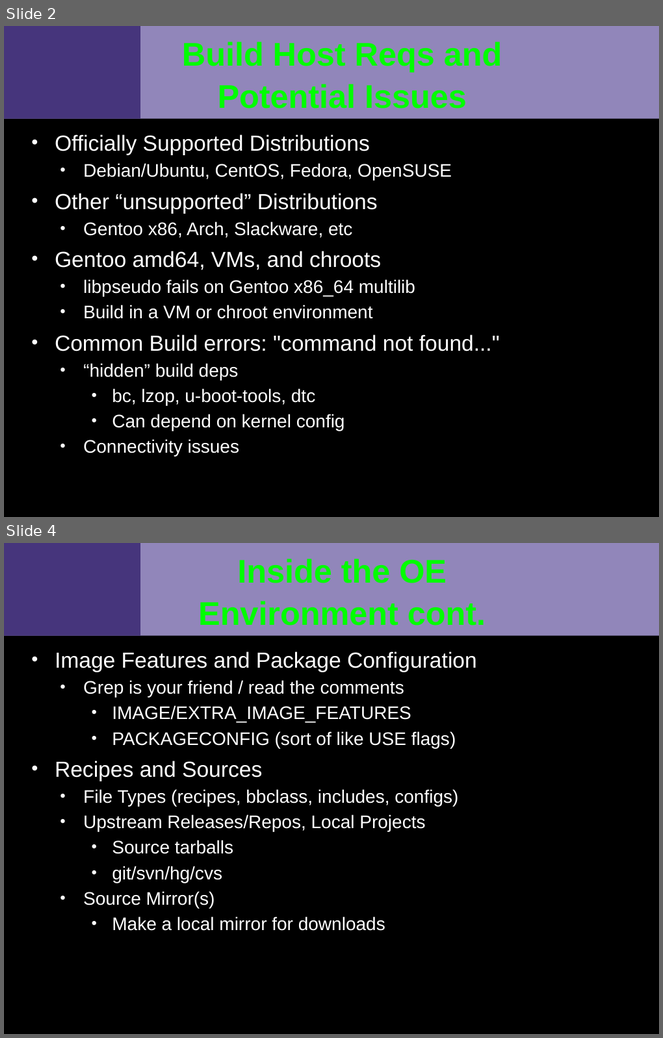
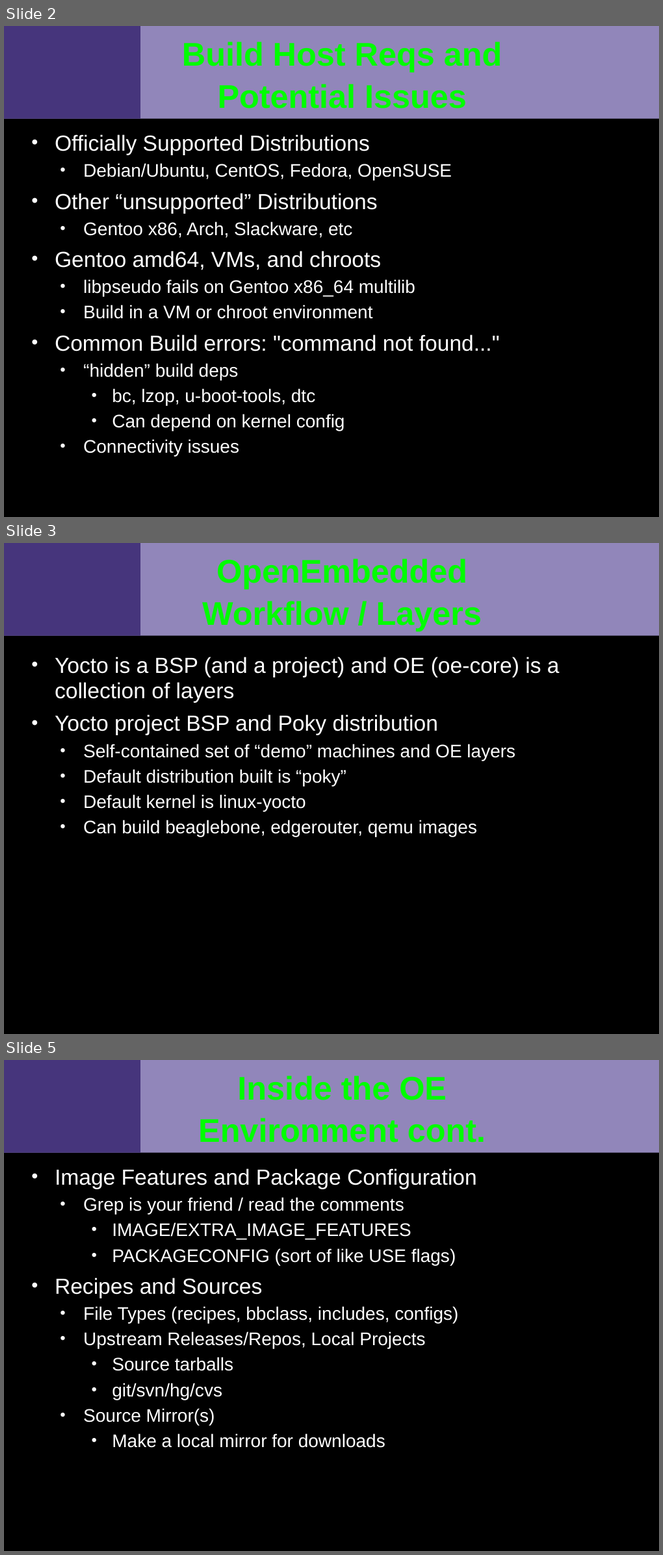
Before and after one commit to VCTLabs/scale13x-presentations, a slide deck: crash-course/yocto_scale_handout.odp. Shown one above the other, each under a label of ours: slides 2 and 4 before the commit, slides 2, 3 and 5 after it; the slides between them are not shown. The pictures are 663x1038 and 663x1555 pixels, drawn with LibreOffice and Linux fonts; fonts in the diff are those of the drawing; background and template pictures are left out. Boxes give left, top, right and bottom in pixels: in the first picture for what was removed or moved away, otherwise in the second. Text is boxed around its words. In the diff, an @@ line names an element or a change of style, - is before the commit and + after.

```diff
--- a/crash-course/yocto_scale_handout.odp
+++ b/crash-course/yocto_scale_handout.odp
@@ slide 3 added at [4,543,659,1034], background #000000; not listed: 2 template elements that a slide beside it also shows @@
@@ title added at [202,559,482,631], 36 pt, text #00FF00, bold @@
+OpenEmbedded Workflow / Layers
@@ text added at [55,657,560,837], 20 pt, text #FFFFFF @@
+• Yocto is a BSP (and a project) and OE (oe-core) is a collection of layers
+• Yocto project BSP and Poky distribution
+  • Self-contained set of “demo” machines and OE layers
+  • Default distribution built is “poky”
+  • Default kernel is linux-yocto
+  • Can build beaglebone, edgerouter, qemu images
@@ what was slide 4 is now slide 5 @@
```
Also in this commit, not shown: 1 slide changed, 1 other file.
